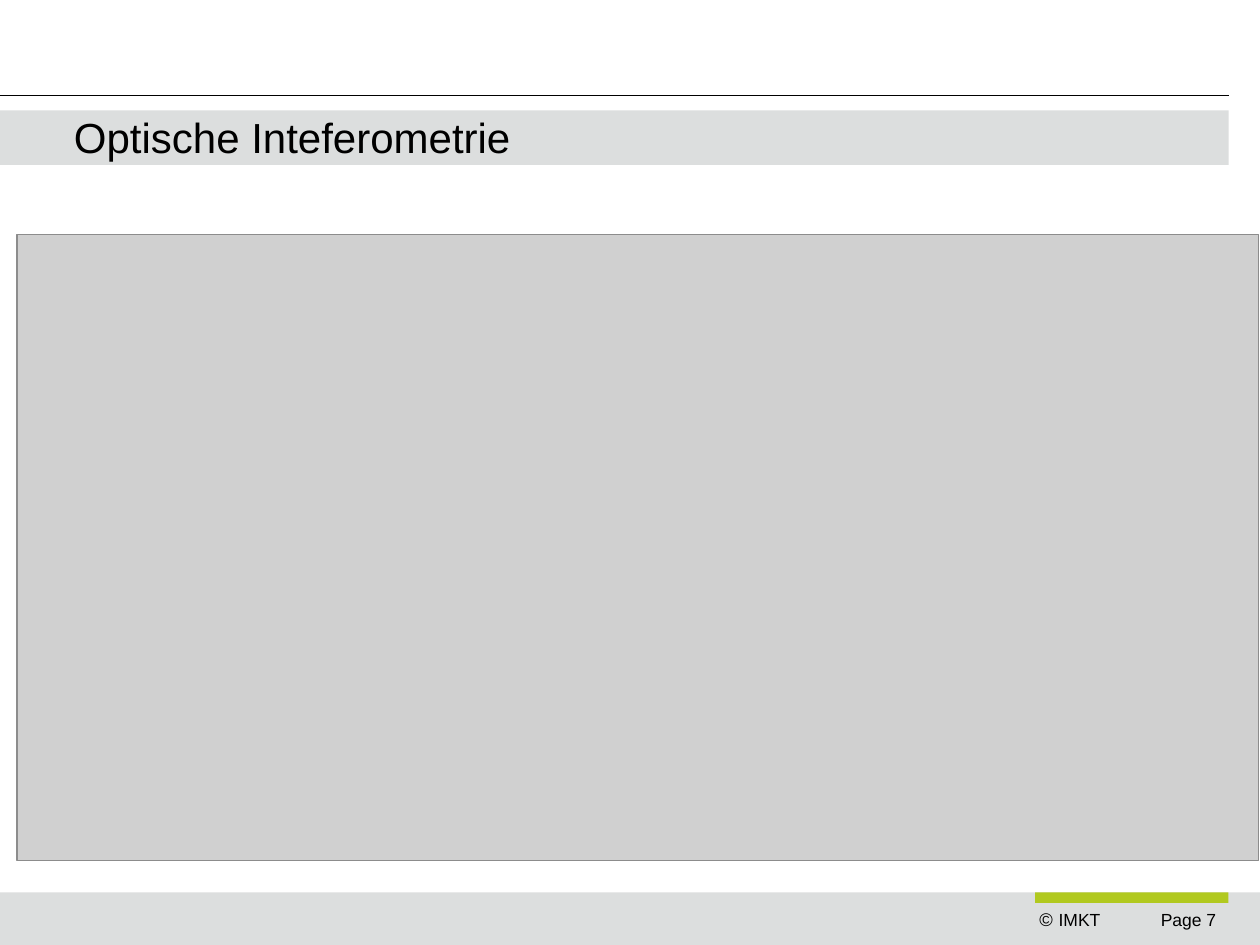
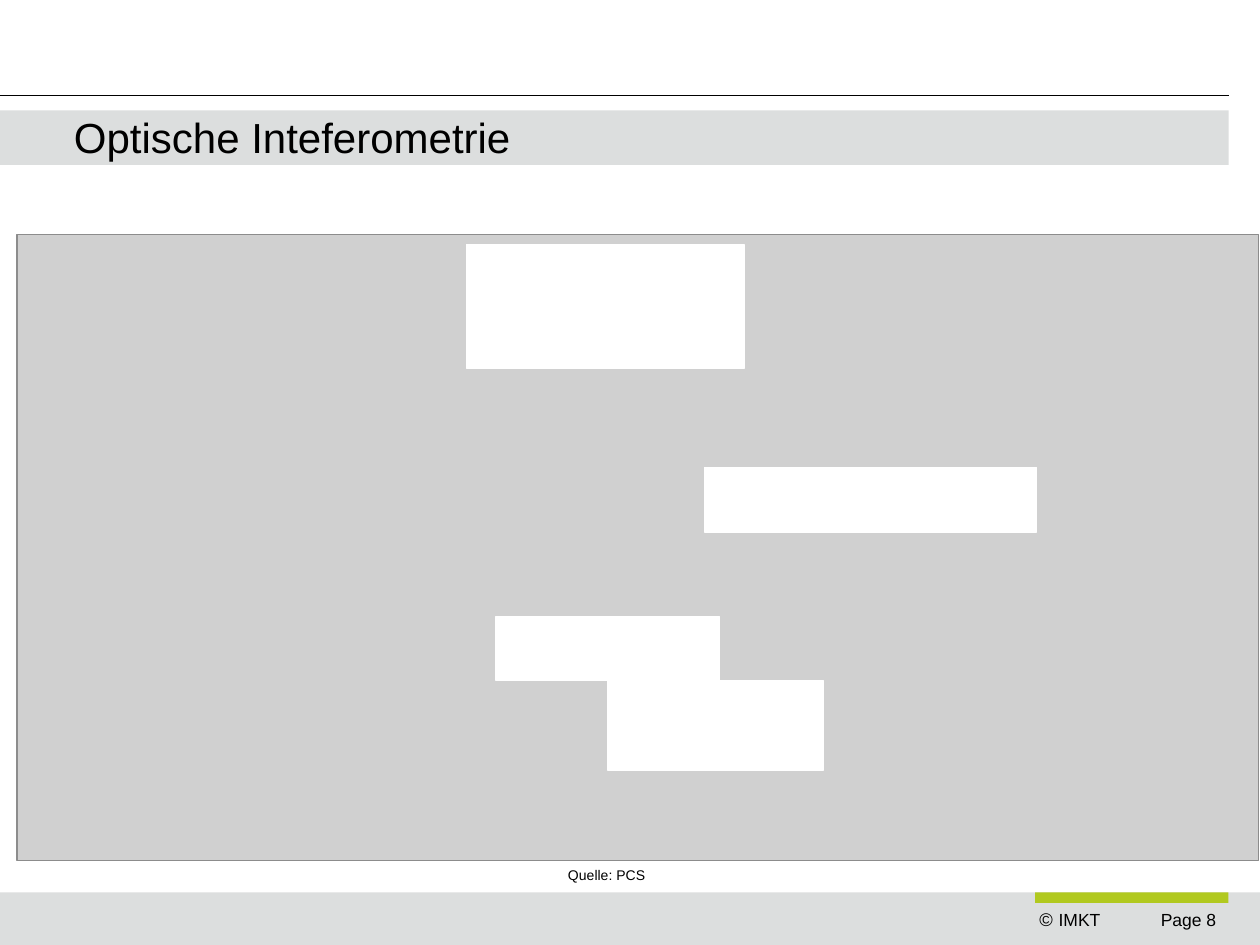
Before and after one commit to ngocminhdao88/dao_masterarbeit, a slide deck: slide 8 of presentations/ziel_der_arbeit_vw.pptx (slide 7 before the commit). Drawn at 1260x945 pixels with LibreOffice and Linux fonts; fonts in the diff are those of the drawing; grey boxes stand for pictures; background and template pictures are left out. Boxes give left, top, right and bottom in pixels: in the first picture for what was removed or moved away, otherwise in the second. Text is boxed around its words. In the diff, an @@ line names an element or a change of style, - is before the commit and + after.

```diff
--- a/presentations/ziel_der_arbeit_vw.pptx
+++ b/presentations/ziel_der_arbeit_vw.pptx
@@ rectangle added at [466, 244, 743, 368], fill #FFFFFF, outline #FFFFFF 0.75 pt @@
@@ rectangle added at [704, 467, 1037, 532], fill #FFFFFF, outline #FFFFFF 0.75 pt @@
@@ rectangle added at [496, 616, 719, 680], fill #FFFFFF, outline #FFFFFF 0.75 pt @@
@@ rectangle added at [607, 680, 823, 770], fill #FFFFFF, outline #FFFFFF 0.75 pt @@
@@ text added at [568, 870, 645, 883], 8 pt, text #000000 @@
+Quelle: PCS
@@ page number at [1161, 914, 1216, 930]: text changed @@
-Page 7
+Page 8
```
Also in this commit, not shown: 13 other slides changed, 2 slides added, 10 other files.
